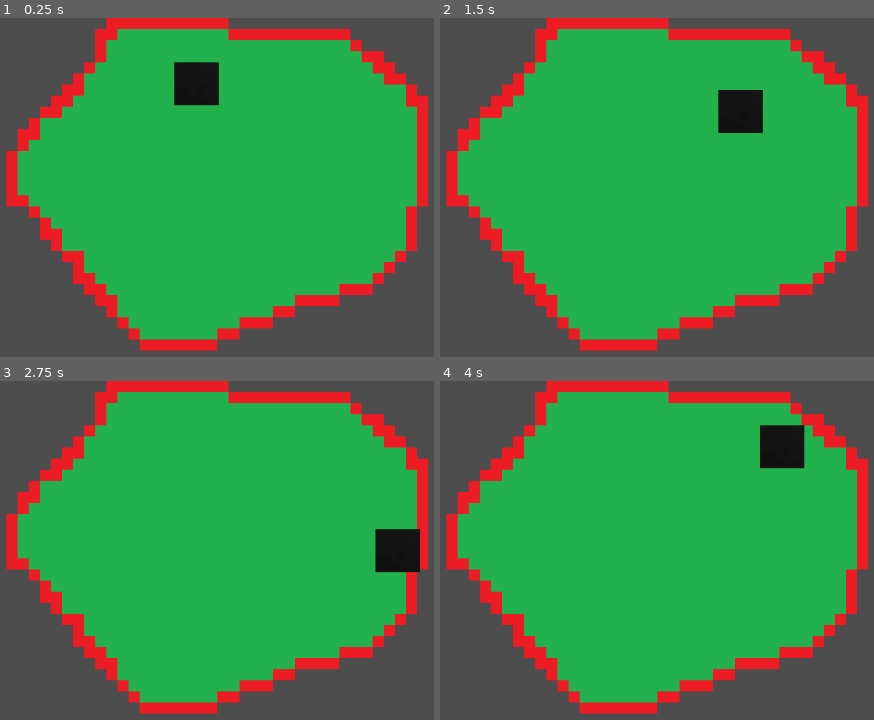
Above: before the commit, frames 1-4 (two rows, left to right).
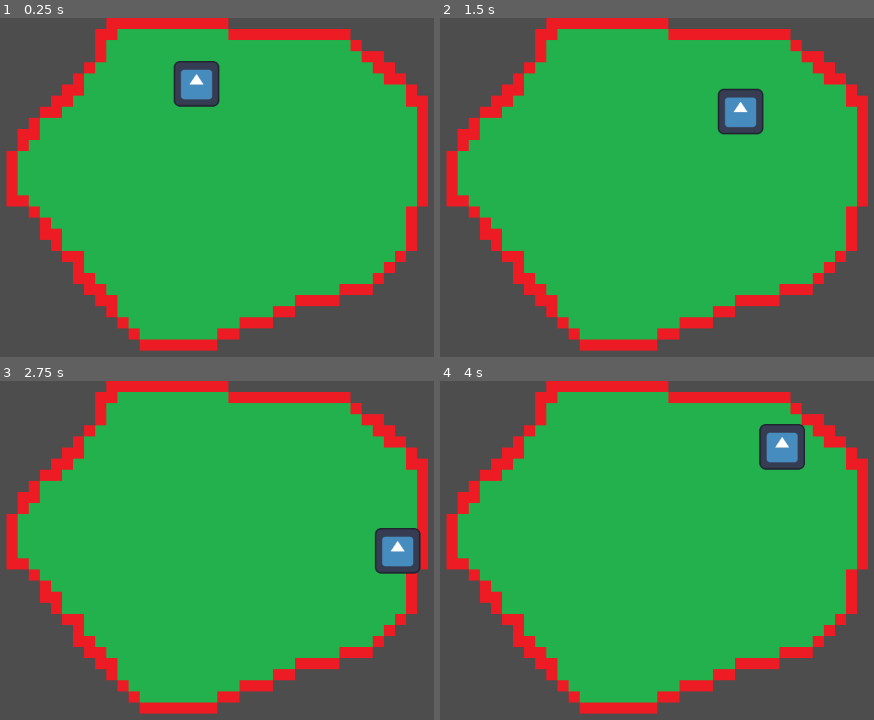
Above: after the commit, the same moments.

Repository: ToadMonarch/Game4GoodPermanent
Game: Godot game, scene res://Scenes/start.tscn
Two runs of this game, one before a commit and one after it. Both use one fixed random seed, a clock stepped at 60 frames per second and the inputs below. The engine's default icon, where the game draws it, is replaced by a stand-in: a white triangle on a blue panel in a dark square.
Inputs (mouse positions are in pixels of both pictures, inside the frame that each line leads up to):
- Up to frame 1 (0.25 s): no input
- Up to frame 2 (1.5 s): tap Enter at 0.5 s; move the mouse to (outside the picture) at 0.52 s; hold Right (ui_right) 0.53-1.28 s; click (outside the picture) at 0.67 s; move the mouse to (630, 265) at 1.27 s; hold Down (ui_down) from 1.28 s (still down)
- Up to frame 3 (2.75 s): move the mouse to (429, 506) at 2.02 s; release Down (ui_down) at 2.03 s; hold Right (ui_right) from 2.03 s (still down)
- Up to frame 4 (4 s): move the mouse to (752, 696) at 2.77 s; release Right (ui_right) at 2.78 s; hold Up (ui_up) 2.78-3.53 s; click (752, 696) at 2.92 s; move the mouse to (outside the picture) at 3.52 s; hold Left (ui_left) from 3.53 s (still down)

The runs differ from the first frame. In frame 1, 1.4% of the frame differs, in the area x 39-51%, y 12-27%; in frame 2, 1.4%, in the area x 63-75%, y 20-35%; in frame 3, 1.4%; in frame 4, 1.4%.

Commit message:
Update Character Body

Diff:
--- a/game-4-good-rpg/Scenes/character_body_2d.tscn
+++ b/game-4-good-rpg/Scenes/character_body_2d.tscn
@@ -1,17 +1,13 @@
 [gd_scene format=3 uid="uid://d1skljlv2mige"]
 
 [ext_resource type="Script" uid="uid://dao06xuuvxo22" path="res://Scripts/PlayerScript.gd" id="1_ymxaj"]
-[ext_resource type="Texture2D" uid="uid://diq2whfcbmnl" path="res://PlayerTemp.png" id="2_88kja"]
-
-[sub_resource type="AtlasTexture" id="AtlasTexture_it8n0"]
-atlas = ExtResource("2_88kja")
-region = Rect2(0, 0, 127, 121)
+[ext_resource type="Texture2D" uid="uid://0ku34rhme1t8" path="res://icon.svg" id="2_88kja"]
 
 [sub_resource type="SpriteFrames" id="SpriteFrames_gbyq6"]
 animations = [{
 "frames": [{
 "duration": 1.0,
-"texture": SubResource("AtlasTexture_it8n0")
+"texture": ExtResource("2_88kja")
 }],
 "loop": true,
 "name": &"default",
